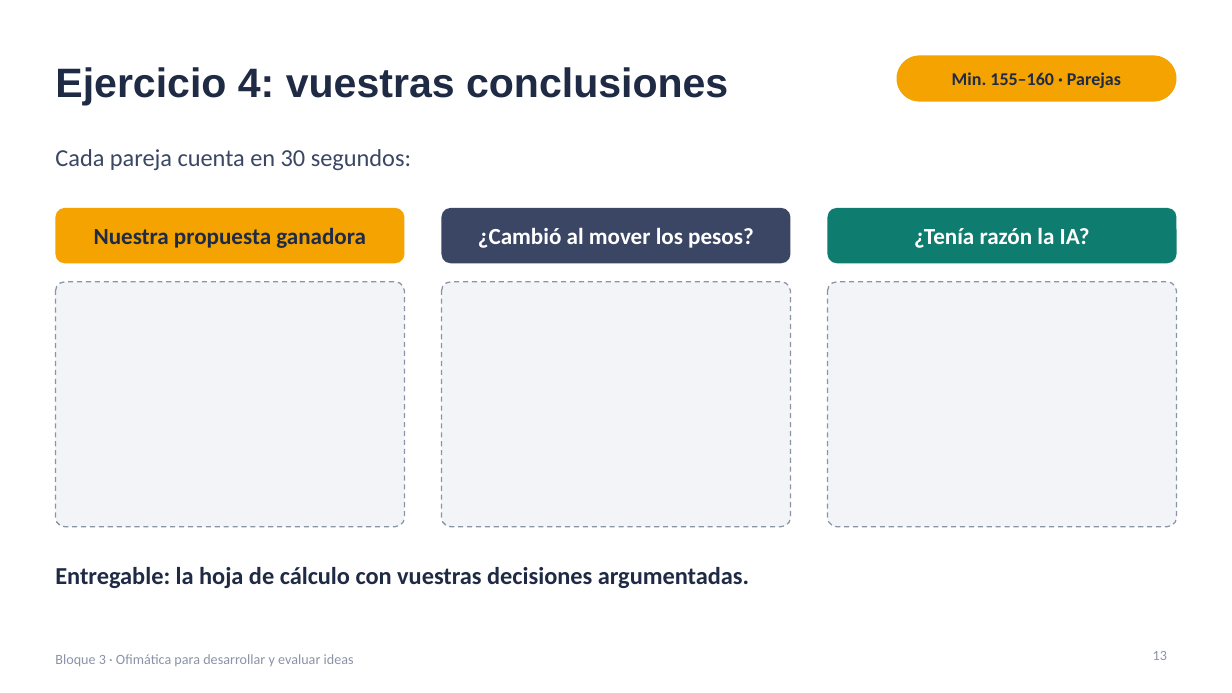
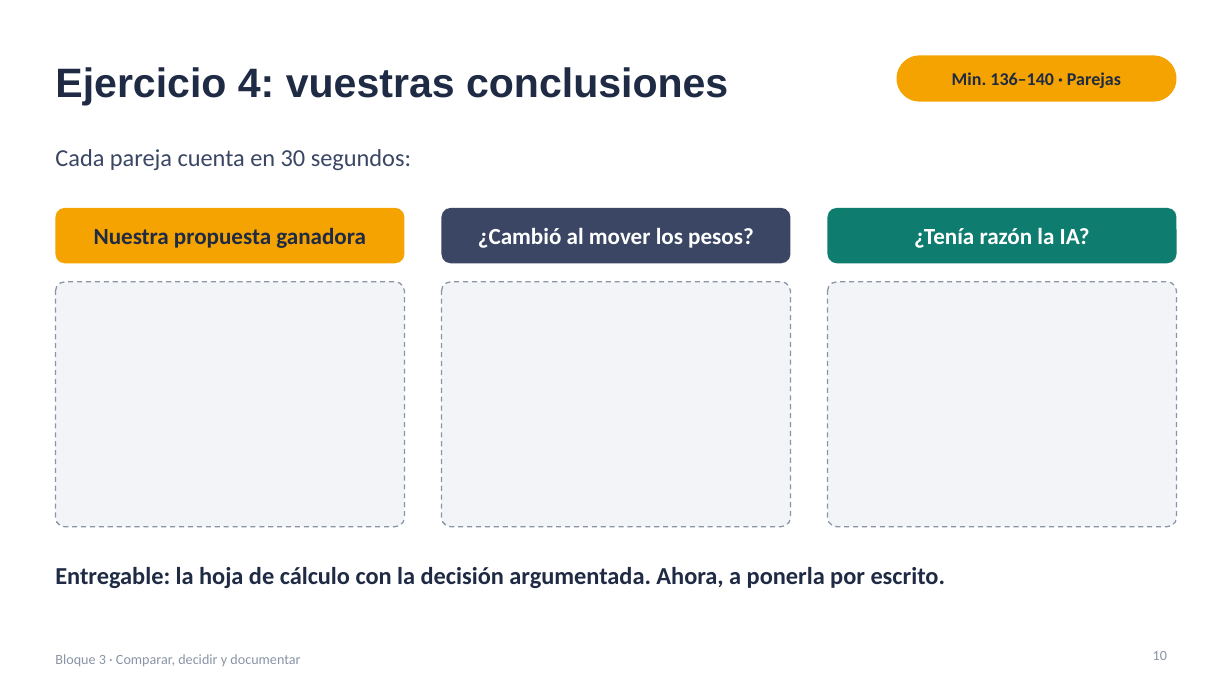
Before and after one commit to jjnieto/creatividad-ofimatica-ia, a slide deck: slide 10 of diapositivas/bloque3.pptx (slide 13 before the commit). Drawn at 1232x693 pixels with LibreOffice and Linux fonts; fonts in the diff are those of the drawing. Boxes give left, top, right and bottom in pixels: in the first picture for what was removed or moved away, otherwise in the second. Text is boxed around its words. In the diff, an @@ line names an element or a change of style, - is before the commit and + after.

```diff
--- a/diapositivas/bloque3.pptx
+++ b/diapositivas/bloque3.pptx
@@ text at bbox=[952, 72, 1121, 88]: text changed @@
-Min. 155–160 · Parejas
+Min. 136–140 · Parejas
@@ text at bbox=[55, 567, 946, 588]: text changed @@
-Entregable: la hoja de cálculo con vuestras decisiones argumentadas.
+Entregable: la hoja de cálculo con la decisión argumentada. Ahora, a ponerla por escrito.
@@ text at bbox=[55, 654, 300, 666]: text changed @@
-Bloque 3 · Ofimática para desarrollar y evaluar ideas
+Bloque 3 · Comparar, decidir y documentar
@@ page number at bbox=[1153, 651, 1167, 660]: text changed @@
-13
+10
```
Also in this commit, not shown: 14 other slides changed, 1 slide added, 1 other file.
